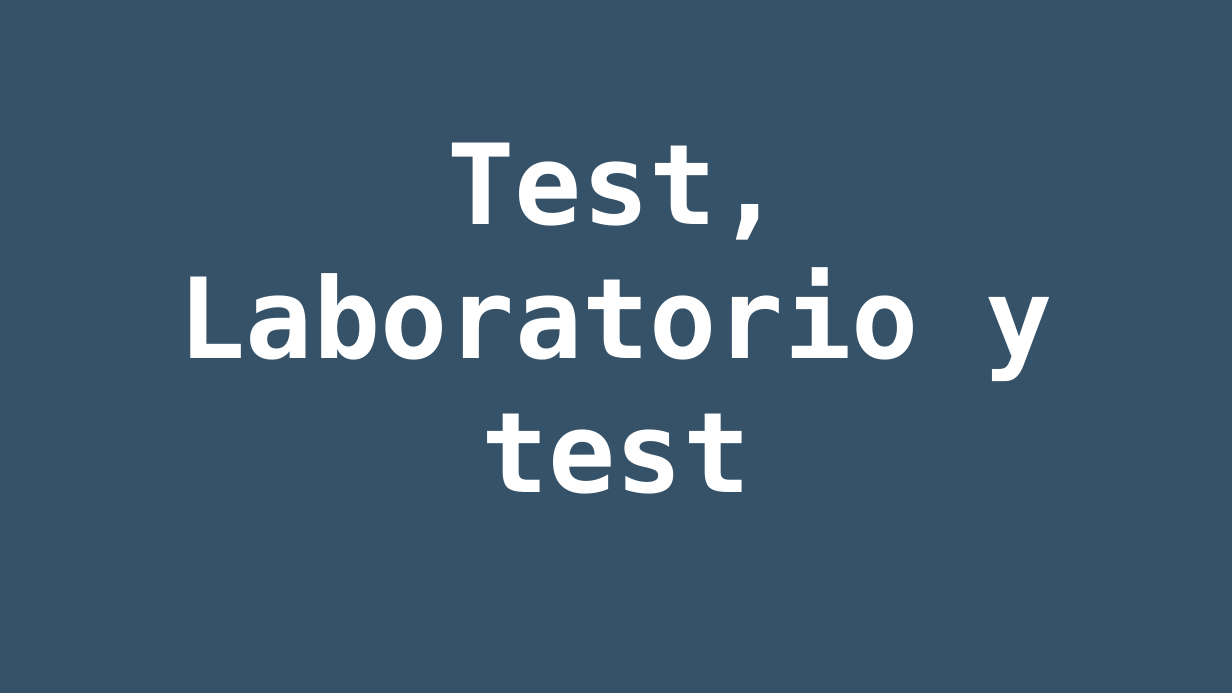
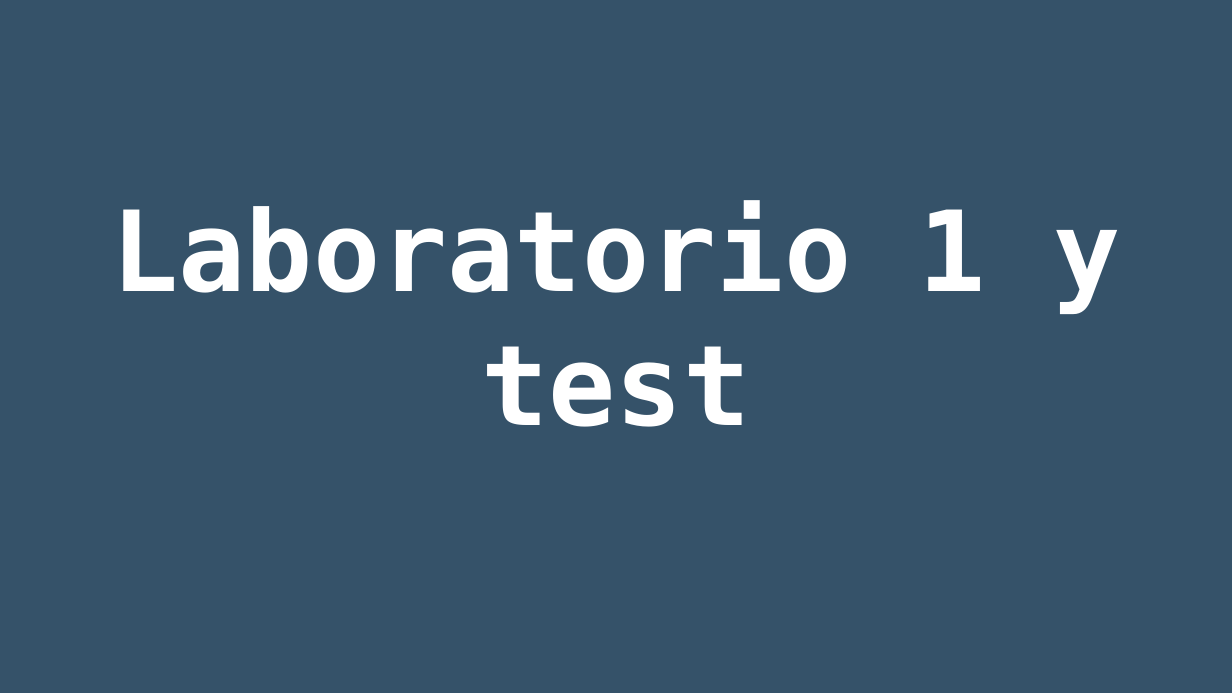
Before and after one commit to rgmf/eed2425, a slide deck: slide 21 of ut/01_desarrollo_de_software/presentacion/02_codigo_traductores.odp. Drawn at 1232x693 pixels with LibreOffice and Linux fonts; fonts in the diff are those of the drawing. Boxes give left, top, right and bottom in pixels: in the first picture for what was removed or moved away, otherwise in the second. Text is boxed around its words. In the diff, an @@ line names an element or a change of style, - is before the commit and + after.

```diff
--- a/ut/01_desarrollo_de_software/presentacion/02_codigo_traductores.odp
+++ b/ut/01_desarrollo_de_software/presentacion/02_codigo_traductores.odp
@@ subtitle at [111,200,1120,427]: text changed @@
-Test,
-Laboratorio y test
+Laboratorio 1 y test
```
Also in this commit, not shown: 3 slides added.
